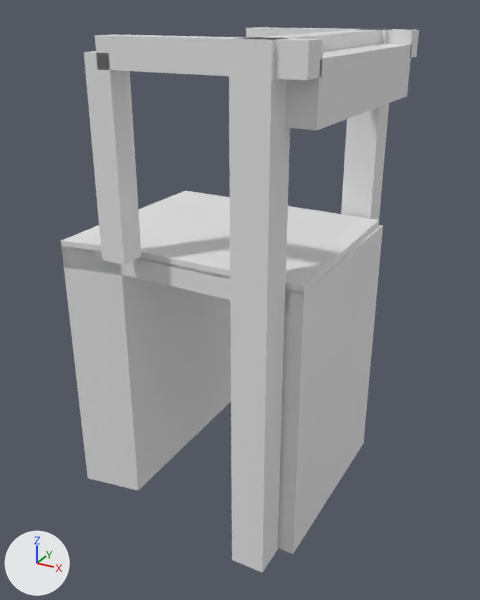
The glTF model models/ter-aar/ter-aar-brug-290b751e-134/ter-aar-brug-290b751e-134.glb, before and after one commit.
The view is the same before and after, from a camera (50 mm lens) standing at (11.6, -20.4, 7.8) and looking at (0.5, -0.2, -2.4). The lights are fixed; the arrows at lower left show +X, +Y and +Z. The picture after the commit comes second.

Objects in the first picture: 'building:balans', 'building:balans 2', 'building:contragewicht', 'building:hamei', 'building:hamei 2', 'building:hangstang 2', 'building:portaal', 'road:dek', 'road:landhoofd (aangenomen)', 'road:landhoofd (aangenomen) 2', 'road:rijbaan lokale weg', 'road:rijbaan lokale weg 2', 'road:rijbaan lokale weg 3', 'road:rijbaan lokale weg 4'.
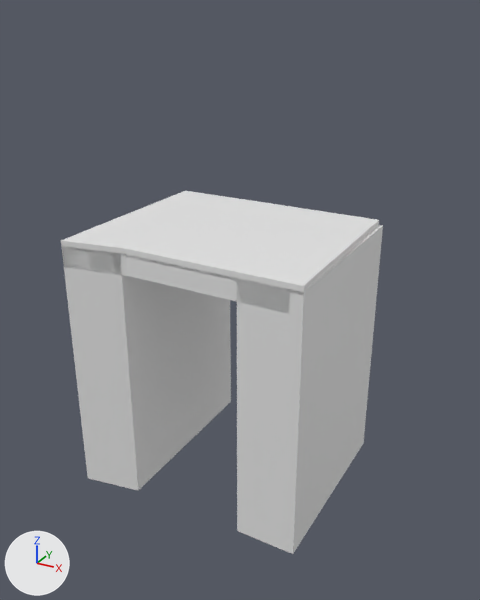
Boxes [x1, y1, x2, y2] around the edits, measured in the pictures (480 x 600 px):
'building:hamei 2', deleted
    before: [229, 37, 290, 572]
'building:hangstang 2', deleted
    before: [84, 51, 141, 265]
'building:contragewicht', deleted
    before: [285, 44, 412, 130]
'building:balans 2', deleted
    before: [95, 34, 323, 80]
'building:hamei', deleted
    before: [341, 29, 391, 220]
'building:portaal', deleted
    before: [254, 29, 381, 52]
'building:balans', deleted
    before: [246, 27, 419, 58]

What the commit changed:
Object 'building:hamei' (ob_building_hamei) is deleted.
Object 'building:hamei 2' (ob_building_hamei_2) is deleted.
Object 'building:portaal' (ob_building_portaal) is deleted.
Object 'building:balans' (ob_building_balans) is deleted.
Object 'building:balans 2' (ob_building_balans_2) is deleted.
Object 'building:hangstang 2' (ob_building_hangstang_2) is deleted.
Object 'building:contragewicht' (ob_building_contragewicht) is deleted.
